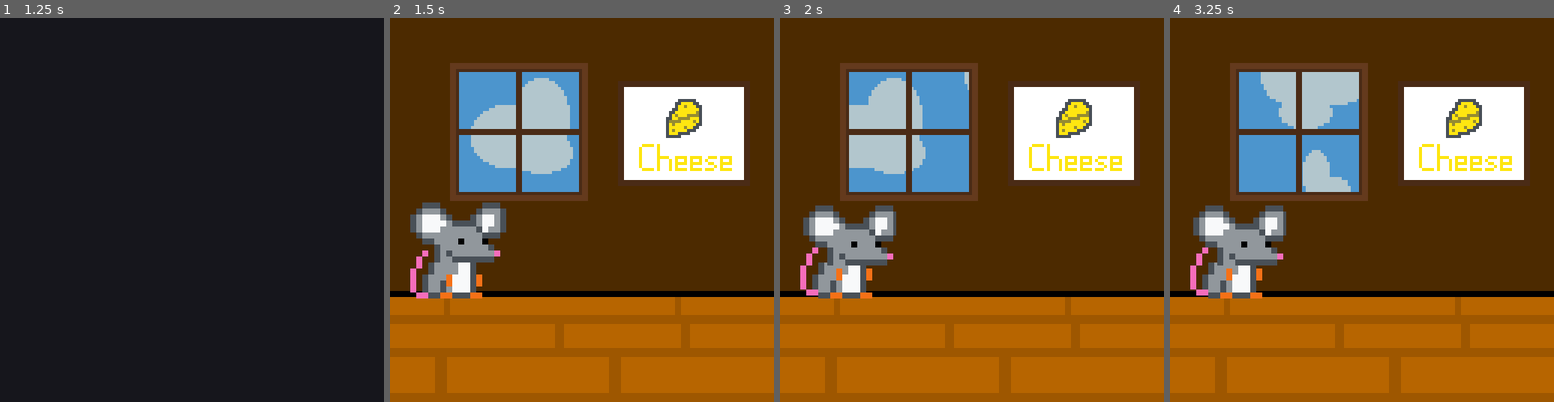
Above: before the commit, frames 1-4 (left to right).
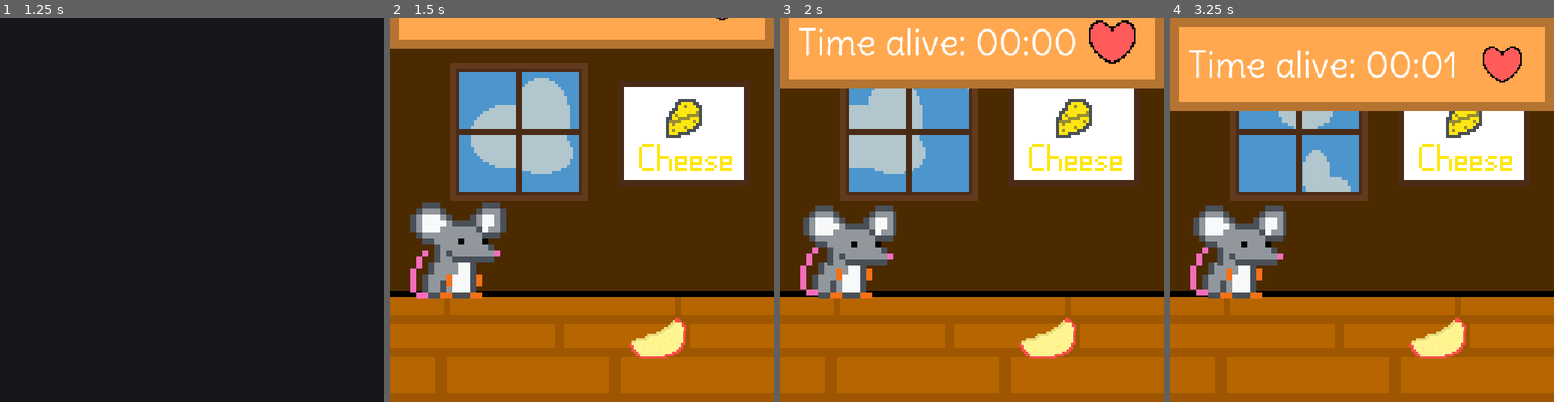
Above: after the commit, the same moments.

Repository: j4y-boi/Pip-the-Mouse-Godot
Game: Godot game, scene res://scenes/splash_screen_manager.tscn
The game is run twice, just before and just after one commit, with the same random seed, the same clock (stepped at 60 frames per second) and the same inputs.
Inputs:
- Up to frame 1 (1.25 s): tap Enter at 0.5 s
- Up to frame 2 (1.5 s): tap Space at 1.25 s; hold Left (left) from 1.28 s (still down)
- Up to frame 3 (2 s): keep holding Left (left)
- Up to frame 4 (3.25 s): release Left (left) at 2.03 s

Frame 1 is identical in both runs. In frame 2, 9.0% of the frame differs, in the area x 0-100%, y 0-89%; in frame 3, 19%; in frame 4, 25%.

Commit message:
a lotta gui stuffs

Diff:
--- a/scenes/game.tscn
+++ b/scenes/game.tscn
@@ -15,6 +15,11 @@
 [ext_resource type="Texture2D" uid="uid://bvr5vgakcb77g" path="res://assets/pip/sleep_mouse.bmp" id="11_rysoc"]
 [ext_resource type="Texture2D" uid="uid://c2akrqa0o6yec" path="res://assets/pip/walk2_mouse.bmp" id="12_ssvqc"]
 [ext_resource type="Texture2D" uid="uid://c682iw7738y74" path="res://assets/pip/look.png" id="13_ir15t"]
+[ext_resource type="Texture2D" uid="uid://cae0fcy5m3h3s" path="res://assets/food/apple_slice.bmp" id="16_ca42v"]
+[ext_resource type="Texture2D" uid="uid://uscnwqras3le" path="res://assets/gui/panel.png" id="17_1kice"]
+[ext_resource type="FontFile" uid="uid://btqyhp5s88ei2" path="res://assets/fonts/Delius-Regular.ttf" id="17_ssvqc"]
+[ext_resource type="Script" uid="uid://dl6unu3a38hgi" path="res://scripts/topGUI.gd" id="18_37s47"]
+[ext_resource type="Texture2D" uid="uid://b1sdcim1hdl0f" path="res://assets/gui/heart.png" id="20_5newe"]
 
 [sub_resource type="AtlasTexture" id="AtlasTexture_fjrip"]
 atlas = ExtResource("10_ca42v")
@@ -274,7 +279,7 @@
 script = ExtResource("1_0tnpc")
 
 [node name="Autosave" type="Timer" parent="Save"]
-wait_time = 10.0
+wait_time = 30.0
 autostart = true
 
 [node name="WaitUntilSave" type="Timer" parent="Save"]
@@ -282,7 +287,7 @@
 one_shot = true
 
 [node name="ParallaxBackground" type="ParallaxBackground" parent="."]
-layer = -1
+layer = -3
 script = ExtResource("1_u5sy4")
 
 [node name="ParallaxLayer" type="ParallaxLayer" parent="ParallaxBackground"]
@@ -301,6 +306,7 @@
 texture = ExtResource("1_p57ef")
 
 [node name="bg" type="Node2D" parent="."]
+z_index = -1
 script = ExtResource("4_gee14")
 
 [node name="room" type="Sprite2D" parent="bg"]
@@ -314,8 +320,8 @@
 texture = ExtResource("6_p57ef")
 
 [node name="mouse" type="Node2D" parent="."]
-z_index = 5
-position = Vector2(447, 449)
+z_index = 3
+position = Vector2(118, 380)
 scale = Vector2(4, 4)
 script = ExtResource("7_trtic")
 
@@ -327,6 +333,43 @@
 sprite_frames = SubResource("SpriteFrames_bj30b")
 animation = &"idle"
 autoplay = "idle"
+
+[node name="food" type="Sprite2D" parent="."]
+z_index = 5
+position = Vector2(358, 433)
+scale = Vector2(3, 3)
+skew = 0.0314159
+texture = ExtResource("16_ca42v")
+
+[node name="Control" type="Control" parent="."]
+z_index = 999
+layout_mode = 3
+anchors_preset = 15
+anchor_right = 1.0
+anchor_bottom = 1.0
+grow_horizontal = 2
+grow_vertical = 2
+
+[node name="Panel" type="Sprite2D" parent="Control"]
+position = Vector2(256, -256)
+scale = Vector2(4, 4)
+texture = ExtResource("17_1kice")
+script = ExtResource("18_37s47")
+
+[node name="Label" type="Label" parent="Control/Panel"]
+offset_left = -58.0
+offset_top = 41.0
+offset_right = 330.0
+offset_bottom = 105.0
+scale = Vector2(0.3, 0.3)
+theme_override_fonts/font = ExtResource("17_ssvqc")
+theme_override_font_sizes/font_size = 40
+text = "Time alive: 00:00"
+
+[node name="icon" type="Sprite2D" parent="Control/Panel"]
+position = Vector2(46.75, 48.5)
+scale = Vector2(0.6, 0.6)
+texture = ExtResource("20_5newe")
 
 [connection signal="timeout" from="Save/Autosave" to="Save" method="_on_autosave_timeout"]
 [connection signal="timeout" from="Save/Autosave" to="mouse" method="_on_autosave_timeout"]
--- /dev/null
+++ b/scenes/menu.tscn
@@ -0,0 +1,98 @@
+[gd_scene load_steps=10 format=3 uid="uid://fkkjrgm2pbhn"]
+
+[ext_resource type="Script" uid="uid://buqaipatv1lkm" path="res://scripts/parallax_background.gd" id="1_13sgg"]
+[ext_resource type="Texture2D" uid="uid://b8vgj0dabgab2" path="res://assets/bg/sky.png" id="2_i6lef"]
+[ext_resource type="Texture2D" uid="uid://dxsob3ih0ljvp" path="res://assets/bg/cloud.png" id="3_70i5f"]
+[ext_resource type="Script" uid="uid://cdu5j4ld43gc4" path="res://scripts/bg2.gd" id="4_mj5lg"]
+[ext_resource type="Texture2D" uid="uid://cd6786e7annhl" path="res://assets/bg/rooms/room1.png" id="5_ufwb2"]
+[ext_resource type="Texture2D" uid="uid://bwttrrn16gde2" path="res://assets/bg/art/art1.png" id="6_6cdou"]
+[ext_resource type="Texture2D" uid="uid://dp8csrh220xeo" path="res://exports/logo, art n stuff/itchiobanner.png" id="7_i42df"]
+[ext_resource type="FontFile" uid="uid://btqyhp5s88ei2" path="res://assets/fonts/Delius-Regular.ttf" id="8_7jp70"]
+[ext_resource type="Script" uid="uid://b345ghsdtk365" path="res://scripts/startLogo.gd" id="8_i6lef"]
+
+[node name="Control" type="Control"]
+layout_mode = 3
+anchors_preset = 15
+anchor_right = 1.0
+anchor_bottom = 1.0
+grow_horizontal = 2
+grow_vertical = 2
+
+[node name="fullBG" type="Node2D" parent="."]
+
+[node name="ParallaxBackground" type="ParallaxBackground" parent="fullBG"]
+layer = -3
+script = ExtResource("1_13sgg")
+
+[node name="ParallaxLayer" type="ParallaxLayer" parent="fullBG/ParallaxBackground"]
+z_index = -3
+motion_mirroring = Vector2(512, 0)
+
+[node name="sky" type="Sprite2D" parent="fullBG/ParallaxBackground/ParallaxLayer"]
+z_index = -3
+position = Vector2(256, 256)
+scale = Vector2(4, 4)
+texture = ExtResource("2_i6lef")
+
+[node name="Sprite2D" type="Sprite2D" parent="fullBG/ParallaxBackground/ParallaxLayer"]
+position = Vector2(256, 256)
+scale = Vector2(4, 4)
+texture = ExtResource("3_70i5f")
+
+[node name="bg" type="Node2D" parent="fullBG"]
+z_index = -1
+script = ExtResource("4_mj5lg")
+
+[node name="room" type="Sprite2D" parent="fullBG/bg"]
+position = Vector2(256, 256)
+scale = Vector2(4, 4)
+texture = ExtResource("5_ufwb2")
+
+[node name="art" type="Sprite2D" parent="fullBG/bg"]
+position = Vector2(256, 256)
+scale = Vector2(4, 4)
+texture = ExtResource("6_6cdou")
+
+[node name="Itchiobanner" type="Sprite2D" parent="."]
+position = Vector2(256, 100)
+scale = Vector2(0.65, 0.65)
+texture = ExtResource("7_i42df")
+script = ExtResource("8_i6lef")
+
+[node name="VBoxContainer" type="VBoxContainer" parent="."]
+layout_mode = 1
+anchors_preset = 7
+anchor_left = 0.5
+anchor_top = 1.0
+anchor_right = 0.5
+anchor_bottom = 1.0
+offset_left = -66.0
+offset_top = -294.0
+offset_right = 66.0
+grow_horizontal = 2
+grow_vertical = 0
+
+[node name="start" type="Button" parent="VBoxContainer"]
+layout_mode = 2
+theme_override_fonts/font = ExtResource("8_7jp70")
+theme_override_font_sizes/font_size = 40
+text = "Start Game
+"
+
+[node name="settings" type="Button" parent="VBoxContainer"]
+layout_mode = 2
+theme_override_fonts/font = ExtResource("8_7jp70")
+theme_override_font_sizes/font_size = 40
+text = "Options"
+
+[node name="quit" type="Button" parent="VBoxContainer"]
+layout_mode = 2
+theme_override_fonts/font = ExtResource("8_7jp70")
+theme_override_font_sizes/font_size = 40
+text = "Exit"
+
+[node name="Label" type="Label" parent="."]
+layout_mode = 0
+offset_right = 40.0
+offset_bottom = 23.0
+text = "created by j4y_boi (duh)"
--- a/scripts/bg.gd
+++ /dev/null
@@ -1,8 +0,0 @@
-extends AnimatedSprite2D
-
-var rng = RandomNumberGenerator.new()
-@onready var bg: AnimatedSprite2D = $"."
-
-# Called when the node enters the scene tree for the first time.
-func _ready() -> void:
-	bg.play("room"+str(rng.randi_range(1,3)))
--- a/scripts/mouse.gd
+++ b/scripts/mouse.gd
@@ -7,19 +7,16 @@
 var aliveTime = 0.0
 var consecutiveEvents = 0
 var currentAnim = "idle"
+
 var isWalking = false
-
-var walkx = 0.0
-var walky = 0.0
-var startx = 0.0
-var starty = 0.0
-var repeatset = 120
-var repeat = 0
+var target = Vector2(0,0)
+var speed = 50.0
 
 func _ready() -> void:
 	mouse.position.x = save.contents_to_save.mousex
 	mouse.position.y = save.contents_to_save.mousey
 	aliveTime = float(save.contents_to_save.timeAlive)
+	mouseSprite.position = Vector2(0,0)
 	eventTimer.start()
 
 func returnToIdle():
@@ -27,26 +24,16 @@
 	mouseSprite.play("idle")
 	currentAnim = "idle"
 
-func walkto(x,y):
+func walkto(x, y):
+	target = Vector2(x, y)
 	isWalking = true
-	startx = mouse.position.x
-	starty = mouse.position.y
-	repeat = repeatset
-
-	var diffX = x - mouse.position.x
-	var diffY = y - mouse.position.y
+	mouseSprite.flip_h = x < mouse.position.x
+	mouseSprite.play("walk")
 
 	if x < mouse.position.x:
 		mouseSprite.flip_h = true
 	else:
 		mouseSprite.flip_h = false
-	if repeat == 0:
-		walkx = 0
-		walky = 0
-
-	walkx = diffX / repeat
-	walky = diffY / repeat
-	mouseSprite.play("walk")
 
 func chooseEvent():
 	var theChoice = randi_range(1,10)
@@ -84,22 +71,25 @@
 	print("stop moving")
 	returnToIdle()
 
-func _input(_event):
-	if currentAnim == "sleep":
+func _input(event):
+	if currentAnim == "sleep" and event is InputEventKey and event.pressed:
 		returnToIdle()
 		eventTimer.start()
 
 func _process(delta: float) -> void:
-	aliveTime += delta
+	aliveTime += delta # i dunno if there are better way to do this
 
-	if repeat == 0 and isWalking:
-		isWalking = false
-		returnToIdle()
-	if isWalking:
-		mouse.position.x += walkx
-		mouse.position.y += walky
-		print("|startx: "+str(startx)+"|starty: "+ str(starty)+"|walkx: "+str(walkx)+"|walky: "+str(walky))
-		repeat -= 1
+	# just writing this here so i dont forget
+	if isWalking: #check if mous is wandering
+		var to_target = target - mouse.position #get a walk target using chosen xy target and mouse xy
+		var step = speed * delta #calculate actual speed (decoupled from fps)
+
+		if to_target.length() <= step: #if is at (or close enough to) destenation
+			mouse.position = target
+			isWalking = false
+			returnToIdle()
+		else:
+			mouse.position += to_target.normalized() * step # w a l c
 
 	mouse.position.x = clamp(mouse.position.x, 65, 447) #holy shit this is way better
 	mouse.position.y = clamp(mouse.position.y, 310, 448)
--- /dev/null
+++ b/scripts/startLogo.gd
@@ -0,0 +1,20 @@
+extends Sprite2D
+@onready var logo: Sprite2D = $"."
+
+var start = -95
+var end = 120
+var time = 0.0
+
+func _ready() -> void:
+	logo.position.y = start
+
+# Called every frame. 'delta' is the elapsed time since the previous frame.
+func _process(delta: float) -> void:
+	time += delta
+
+	logo.rotation = (sin(time))/10
+
+	if int(logo.position.y) > end-3:
+		logo.position.y = end
+	else:
+		logo.position.y += (end-logo.position.y)*delta*2
--- /dev/null
+++ b/scripts/topGUI.gd
@@ -0,0 +1,42 @@
+extends Sprite2D
+@onready var all: Sprite2D = $"."
+@onready var mouse: Node2D = $"../../mouse"
+@onready var icon: Sprite2D = $icon
+@onready var time: Label = $Label
+
+
+#main gui bg vars
+var goDown = false
+var start = -256
+var end = -132
+# -
+
+func _ready() -> void:
+	pass # Replace with function body.
+
+func _process(delta: float) -> void:
+	if goDown:
+		if int(all.position.y) > end-3:
+			all.position.y = end
+		else:
+			all.position.y += (end-all.position.y)*delta*2
+	else:
+		if int(all.position.y) < start+3:
+			all.position.y = start
+		else:
+			all.position.y += (start-all.position.y)*delta*2
+
+	# Directly based off of the original PTM Python code
+	var source = mouse.aliveTime
+	var minutes = int(int(source) / 60)
+	var seconds = int(int(source) % 60)
+	#---
+	var format_string = "Time alive: %s:%s"
+	time.text = format_string%["%02d" % minutes,"%02d" % seconds]
+
+	var beat = 0.5 + (int(mouse.aliveTime*1.5)%2)*0.1
+	icon.scale = Vector2(beat,beat)
+
+func _input(event):
+	if event.is_action_pressed("left"):
+		goDown = !goDown
Binary file added: assets/fonts/Delius-Regular.ttf
Not shown, added: assets/fonts/Delius-Regular.ttf.import
Binary file added: assets/gui/heart.png
Not shown, added: assets/gui/heart.png.import
Binary file added: assets/gui/panel.png
Not shown, added: assets/gui/panel.png.import
Not shown, changed: export_presets.cfg
Not shown: 1 places in scenes/game.tscn that only renumber resources
Not shown, removed: scripts/bg.gd.uid
Not shown, added: scripts/startLogo.gd.uid
Not shown, added: scripts/topGUI.gd.uid
Not shown, changed: .gitignore
